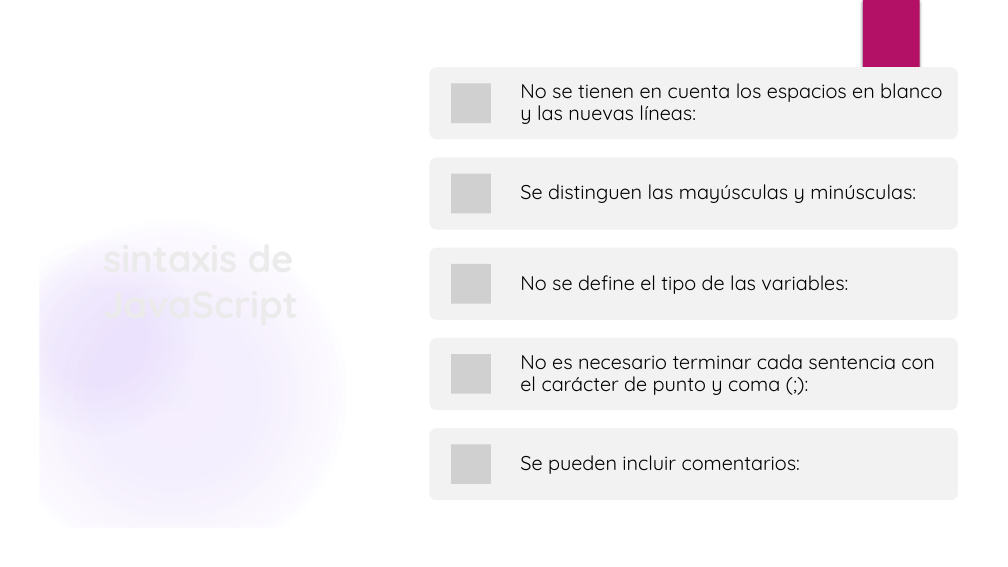
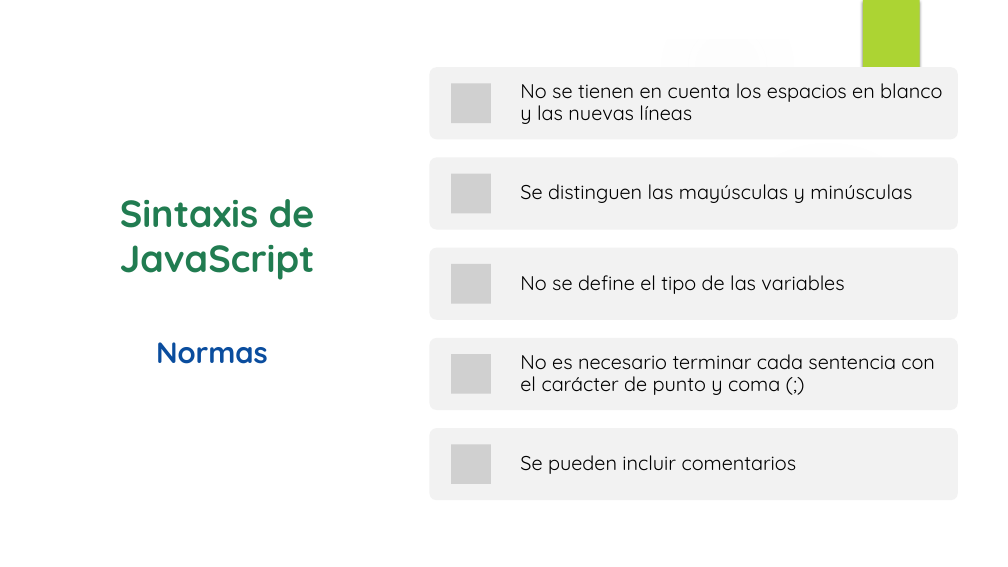
Before and after one commit to stealth14/Web-Transicion-Gradiente, a slide deck: slide 4 of diapositivas CSS.pptx. Drawn at 1008x567 pixels with LibreOffice and Linux fonts; fonts in the diff are those of the drawing; grey boxes stand for pictures; background and template pictures are left out. Boxes give left, top, right and bottom in pixels: in the first picture for what was removed or moved away, otherwise in the second. Text is boxed around its words. In the diff, an @@ line names an element or a change of style, - is before the commit and + after.

```diff
--- a/diapositivas CSS.pptx
+++ b/diapositivas CSS.pptx
@@ group removed at <box>0,0,1008,567</box>: 2 ellipses, 1 rectangle, 1 freeform shape @@
@@ freeform shape added at <box>0,0,1008,567</box>, fill #FFFFFF @@
@@ fill gradient #9B6BF2 to gradient #F7F7F7 in 3 elements at <box>0,221,346,567</box>, <box>0,240,195,435</box>, <box>662,0,794,132</box> @@
@@ rectangle removed at <box>863,0,920,95</box> @@
@@ rectangle added at <box>863,0,920,95</box>, fill #ACD433 @@
@@ text at <box>520,83,942,124</box>: text changed @@
-No se tienen en cuenta los espacios en blanco y las nuevas líneas:
+No se tienen en cuenta los espacios en blanco y las nuevas líneas
@@ ellipse added at <box>712,138,944,371</box>, fill gradient #F7F7F7 @@
@@ title at <box>120,199,315,364</box>: text changed; text colour #EBEBEB to #217C51 @@
-sintaxis de JavaScript
+Sintaxis de JavaScript
+Normas
@@ text at <box>520,184,912,203</box>: text changed @@
-Se distinguen las mayúsculas y minúsculas:
+Se distinguen las mayúsculas y minúsculas
@@ text at <box>520,275,844,294</box>: text changed @@
-No se define el tipo de las variables:
+No se define el tipo de las variables
@@ text at <box>520,354,935,395</box>: text changed @@
-No es necesario terminar cada sentencia con el carácter de punto y coma (;):
+No es necesario terminar cada sentencia con el carácter de punto y coma (;)
@@ text at <box>520,455,797,474</box>: text changed @@
-Se pueden incluir comentarios:
+Se pueden incluir comentarios
```
Also in this commit, not shown: 3 other slides changed, 2 slides added, 6 slides removed.
